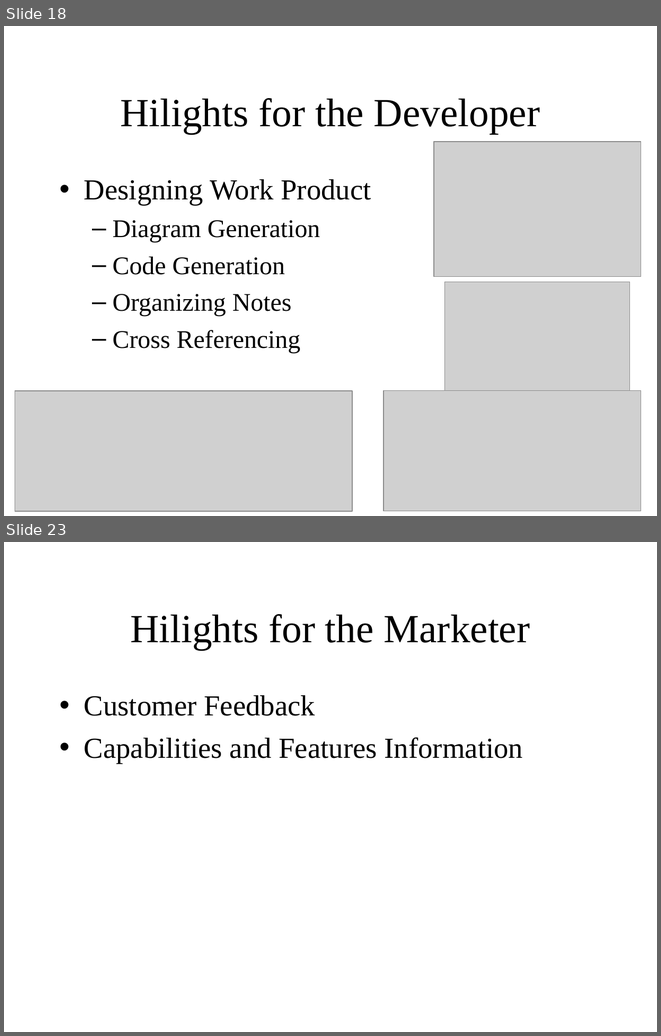
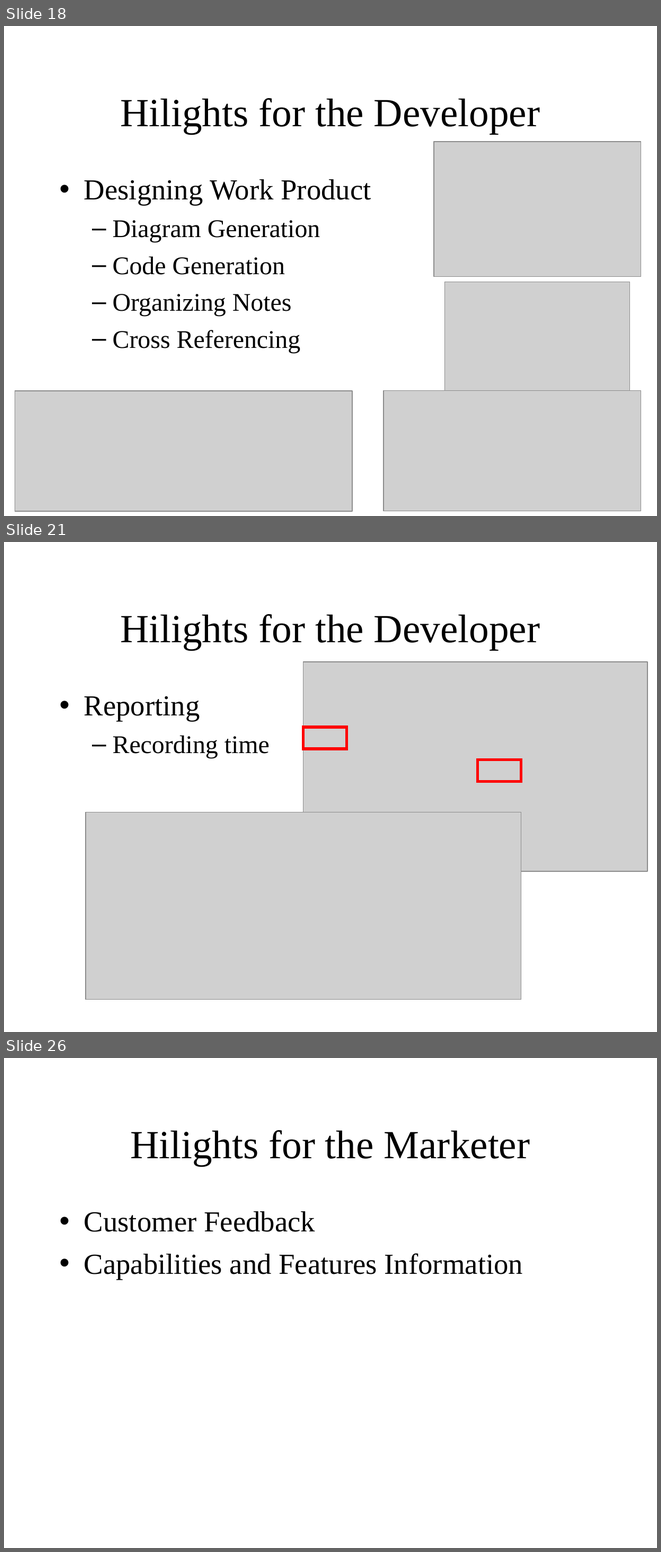
Before and after one commit to jamesmclellan/ProjectToolsTradeStudyPresentation, a slide deck: requirements-tool-study.ppt. Shown one above the other, each under a label of ours: slides 18 and 23 before the commit, slides 18, 21 and 26 after it; the slides between them are not shown. The pictures are 661x1036 and 661x1552 pixels, drawn with LibreOffice and Linux fonts; fonts in the diff are those of the drawing; grey boxes stand for pictures. Boxes give left, top, right and bottom in pixels: in the first picture for what was removed or moved away, otherwise in the second. Text is boxed around its words. In the diff, an @@ line names an element or a change of style, - is before the commit and + after.

```diff
--- a/requirements-tool-study.ppt
+++ b/requirements-tool-study.ppt
@@ slide 21 added at (4, 542, 657, 1032), background #FFFFFF @@
@@ title added at (120, 614, 540, 650), 44 pt, text #000000 @@
+Hilights for the Developer
@@ picture added at (303, 661, 647, 871) @@
@@ text added at (84, 696, 270, 758), 28 pt, text #000000 @@
+• Reporting
+  – Recording time
@@ rectangle added at (303, 727, 347, 748), outline #FF0000 3 pt @@
@@ rectangle added at (477, 759, 521, 781), outline #FF0000 3 pt @@
@@ picture added at (86, 812, 521, 999) @@
@@ what was slide 23 is now slide 26 @@
```
Also in this commit, not shown: 5 slides changed, 4 other slides added, 1 other file.
